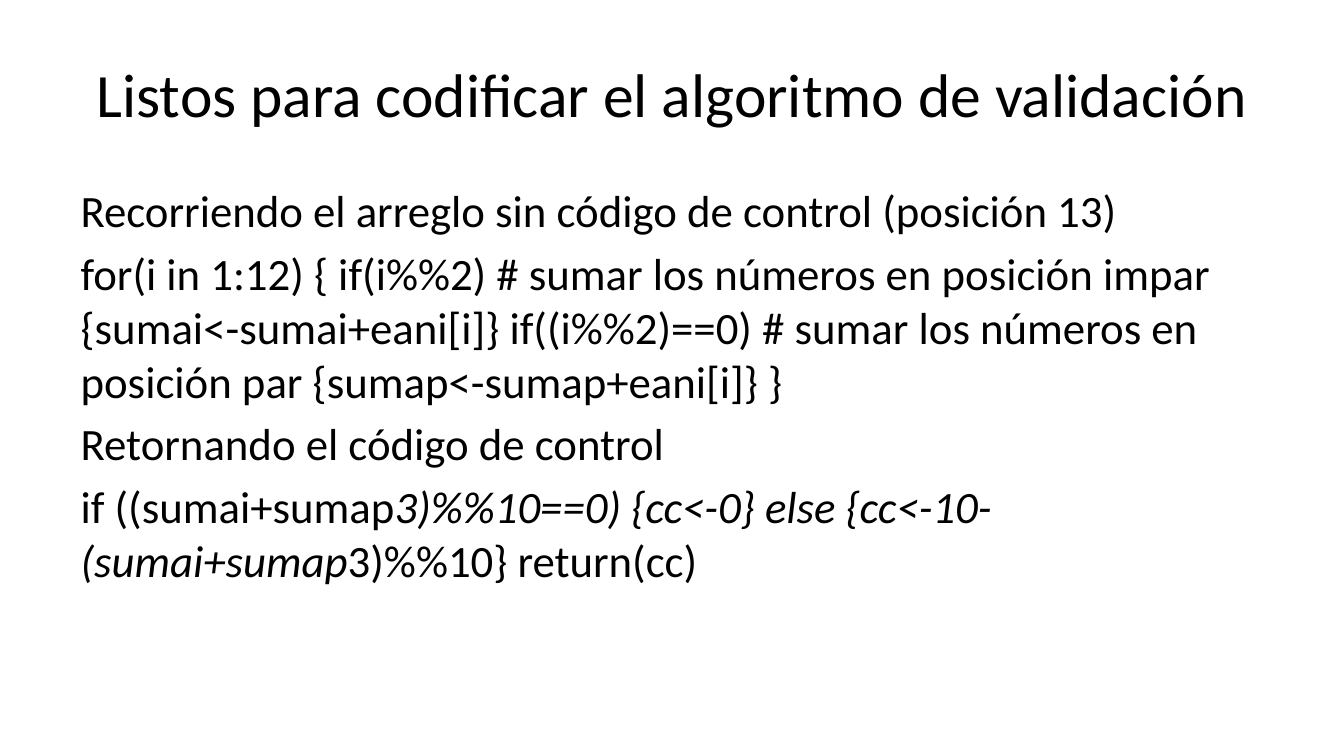
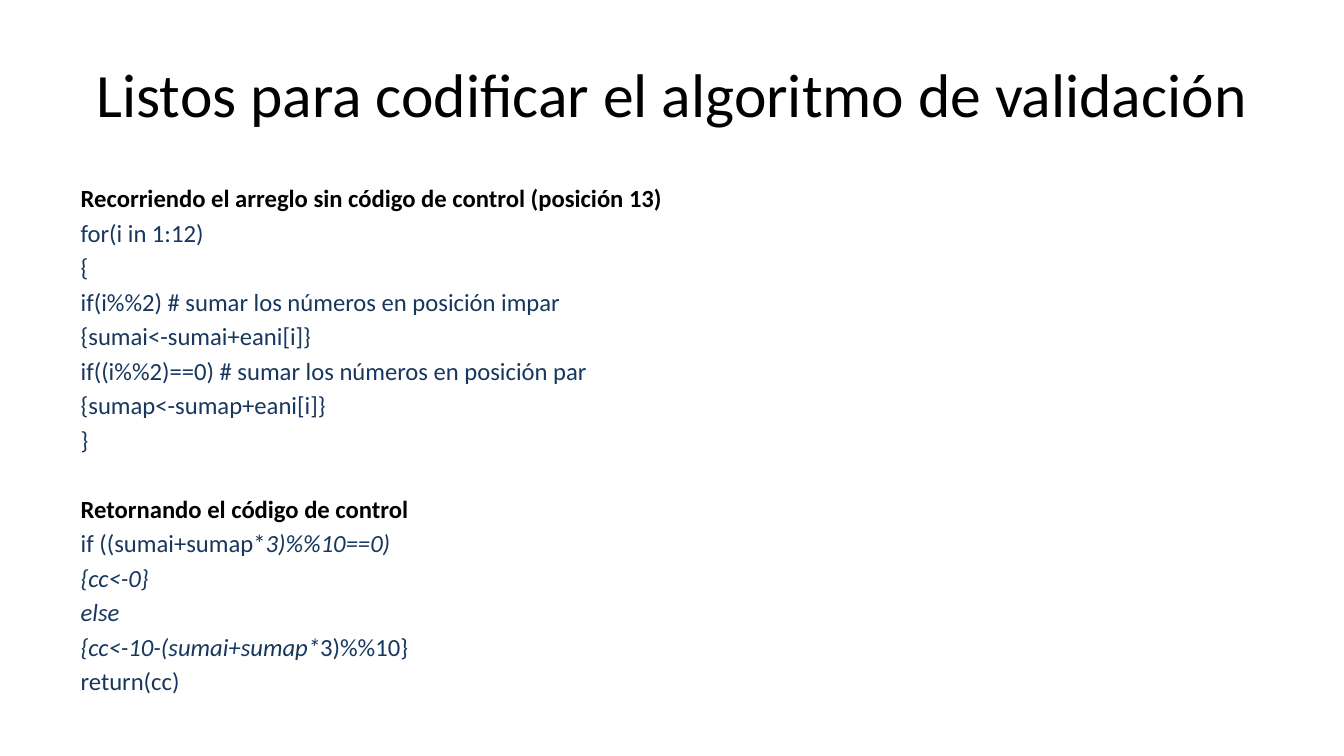
Before and after one commit to gdurang/Semana-4, a slide deck: slide 4 of Funcion_EAN/Presentación.pptx. Drawn at 1344x756 pixels with LibreOffice and Linux fonts; fonts in the diff are those of the drawing. Boxes give left, top, right and bottom in pixels: in the first picture for what was removed or moved away, otherwise in the second. Text is boxed around its words. In the diff, an @@ line names an element or a change of style, - is before the commit and + after.

```diff
--- a/Funcion_EAN/Presentación.pptx
+++ b/Funcion_EAN/Presentación.pptx
@@ text at [81,189,662,522]: size 24 to 13.2 pt, bold on in "Recorriendo el arreglo sin código de control ...", "Retornando el código de control"; less space between paragraphs @@
@@ text at [81,224,586,418]: text changed; size 24 to 13.2 pt; text colour #000000 to #17375E @@
-for(i in 1:12) { if(i%%2) # sumar los números en posición impar {sumai<-sumai+eani[i]} if((i%%2)==0) # sumar los números en posición par {sumap<-sumap+eani[i]} }
+for(i in 1:12)
+{
+if(i%%2) # sumar los números en posición impar
+{sumai<-sumai+eani[i]}
+if((i%%2)==0) # sumar los números en posición par
+{sumap<-sumap+eani[i]}
+}
@@ text at [81,534,408,660]: text changed; size 24 to 13.2 pt; text colour #000000 to #17375E @@
-if ((sumai+sumap3)%%10==0) {cc<-0} else {cc<-10-(sumai+sumap3)%%10} return(cc)
+if ((sumai+sumap*3)%%10==0)
+{cc<-0}
+else
+{cc<-10-(sumai+sumap*3)%%10}
+return(cc)
```
Also in this commit, not shown: 3 other slides changed, 7 slides added, 1 slide removed, 2 other files.
